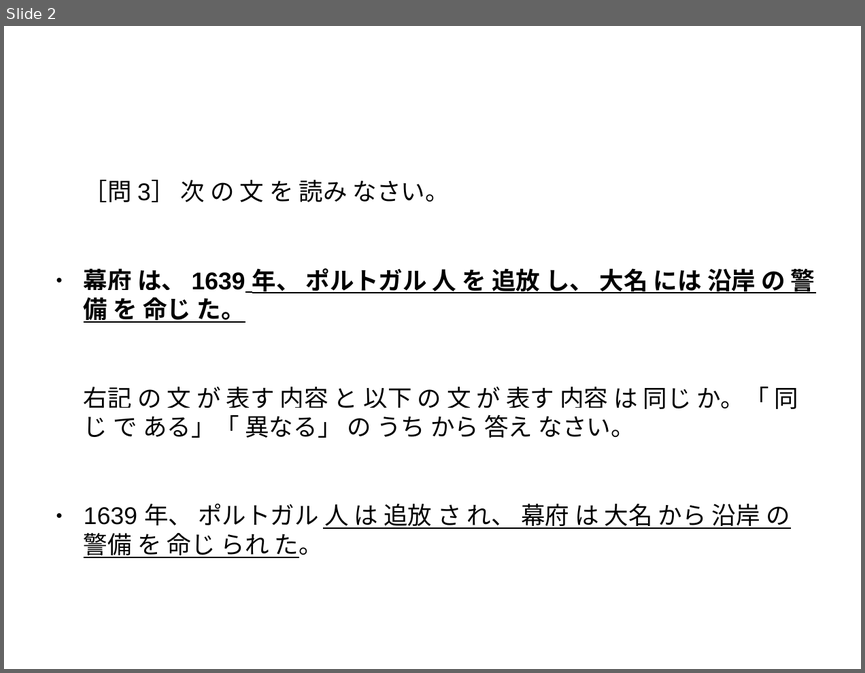
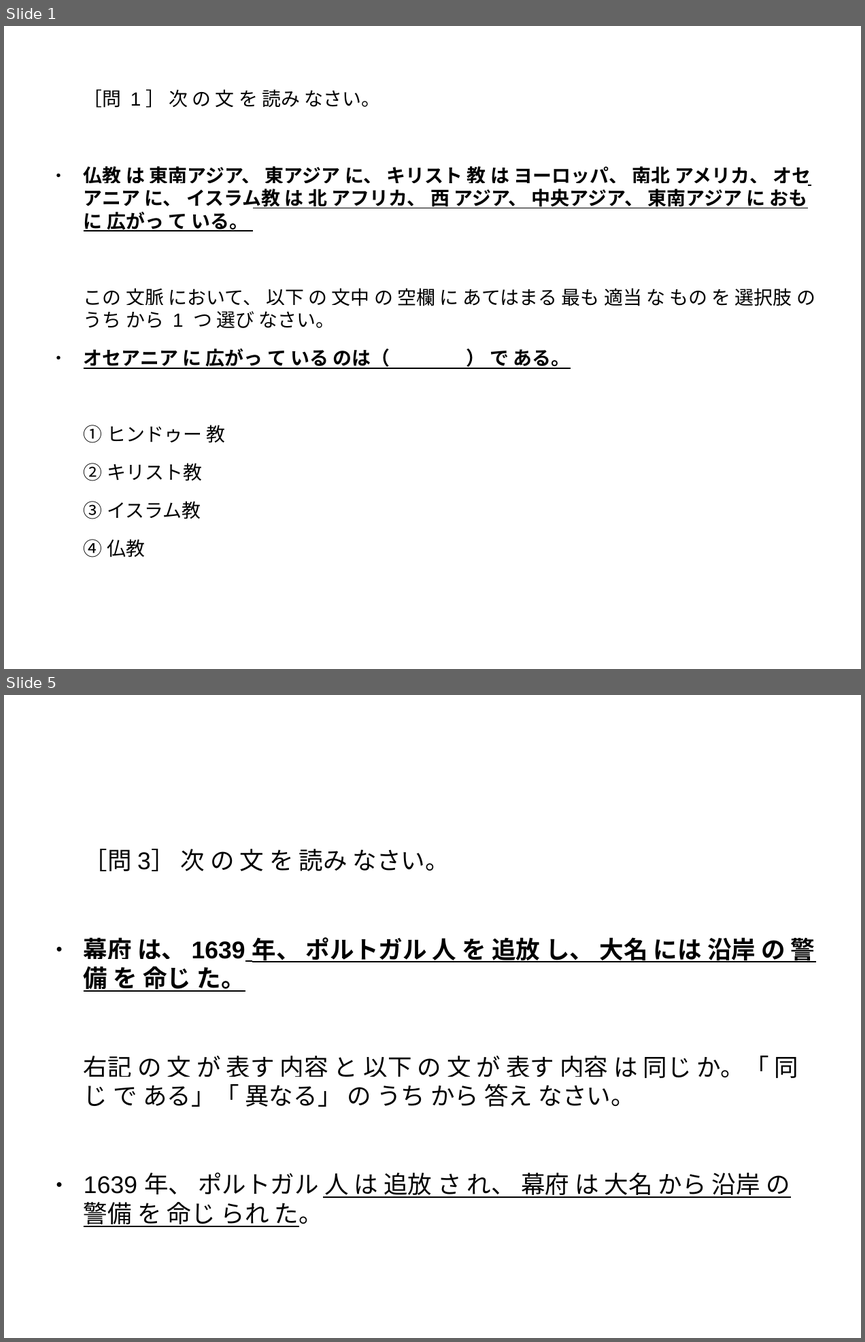
Before and after one commit to s-mitu/Documents, a slide deck: Slides/RSTについて.odp. Shown one above the other, each under a label of ours: slide 2 before the commit, slides 1 and 5 after it; the slides between them are not shown. The pictures are 865x673 and 865x1342 pixels, drawn with LibreOffice and Linux fonts; fonts in the diff are those of the drawing. Boxes give left, top, right and bottom in pixels: in the first picture for what was removed or moved away, otherwise in the second. Text is boxed around its words. In the diff, an @@ line names an element or a change of style, - is before the commit and + after.

```diff
--- a/Slides/RSTについて.odp
+++ b/Slides/RSTについて.odp
@@ slide 1 added at (4, 26, 861, 669), background #FFFFFF @@
@@ text added at (84, 89, 815, 557), 17.6 pt, text #000000, bold, underline @@
+［問 1］ 次 の 文 を 読み なさい。
+● 仏教 は 東南アジア、 東アジア に、 キリスト 教 は ヨーロッパ、 南北 アメリカ、 オセアニア に、 イスラム教 は 北 アフリカ、 西 アジア、 中央アジア、 東南アジア に おもに 広がっ て いる。
+この 文脈 において、 以下 の 文中 の 空欄 に あてはまる 最も 適当 な もの を 選択肢 の うち から 1 つ 選び なさい。
+● オセアニア に 広がっ て いる のは（ ） で ある。
+① ヒンドゥー 教
+② キリスト教
+③ イスラム教
+④ 仏教
@@ what was slide 2 is now slide 5 @@
```
Also in this commit, not shown: 1 slide changed, 6 other slides added.
